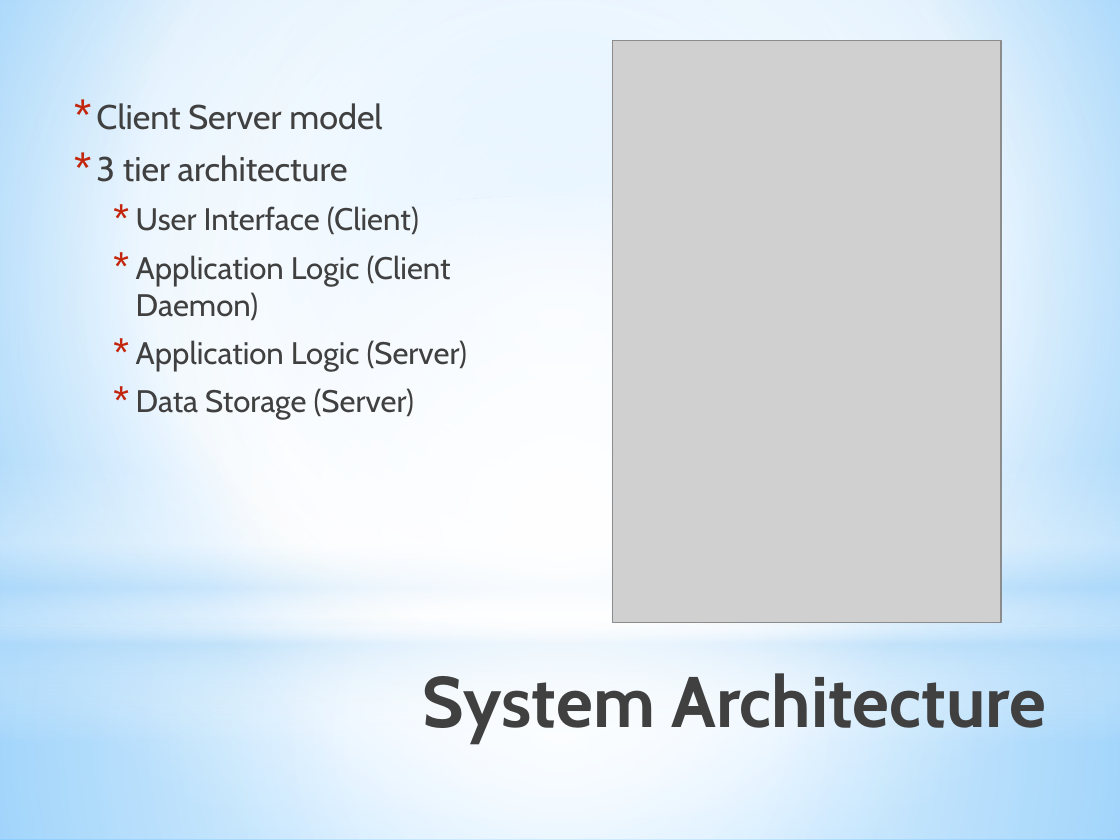
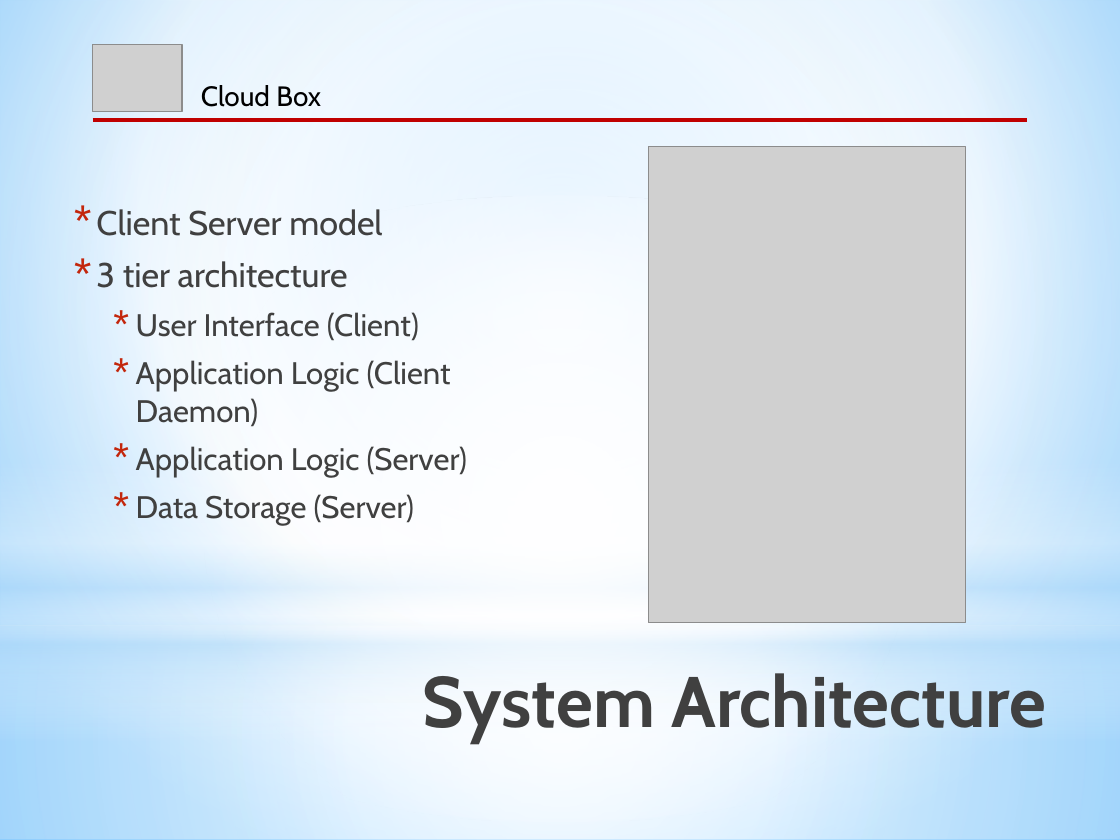
Before and after one commit to CICS525Project/DropboxImpl, a slide deck: slide 5 of Cloud Box_ppt.pptx. Drawn at 1120x840 pixels with LibreOffice and Linux fonts; fonts in the diff are those of the drawing; grey boxes stand for pictures. Boxes give left, top, right and bottom in pixels: in the first picture for what was removed or moved away, otherwise in the second. Text is boxed around its words. In the diff, an @@ line names an element or a change of style, - is before the commit and + after.

```diff
--- a/Cloud Box_ppt.pptx
+++ b/Cloud Box_ppt.pptx
@@ picture added at bbox=[93, 44, 183, 111] @@
@@ text added at bbox=[201, 85, 321, 107], 18 pt, text #000000 @@
+Cloud Box
@@ line added from (93, 120) to (1027, 120), #C00000 2.5 pt @@
@@ picture: place and size @@
-picture at bbox=[613, 40, 1000, 623]
+picture at bbox=[648, 147, 965, 623]
@@ text "Client Server model": place and size @@
-text "Client Server model" at bbox=[96, 103, 467, 420]
+text "Client Server model" at bbox=[96, 209, 467, 526]
```
Also in this commit, not shown: 13 other slides changed.
